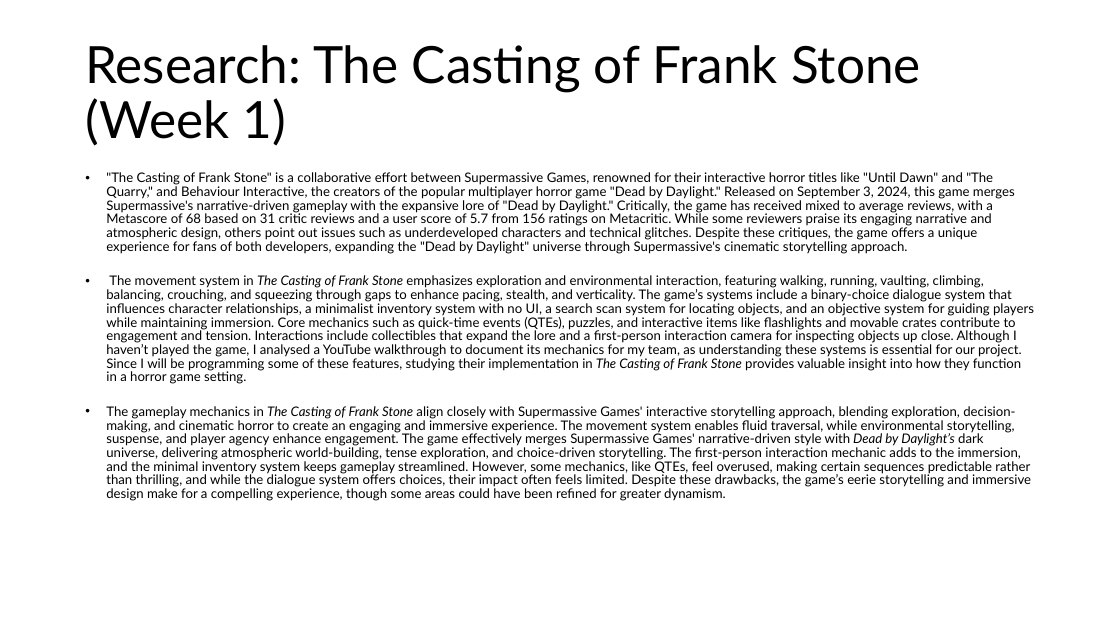
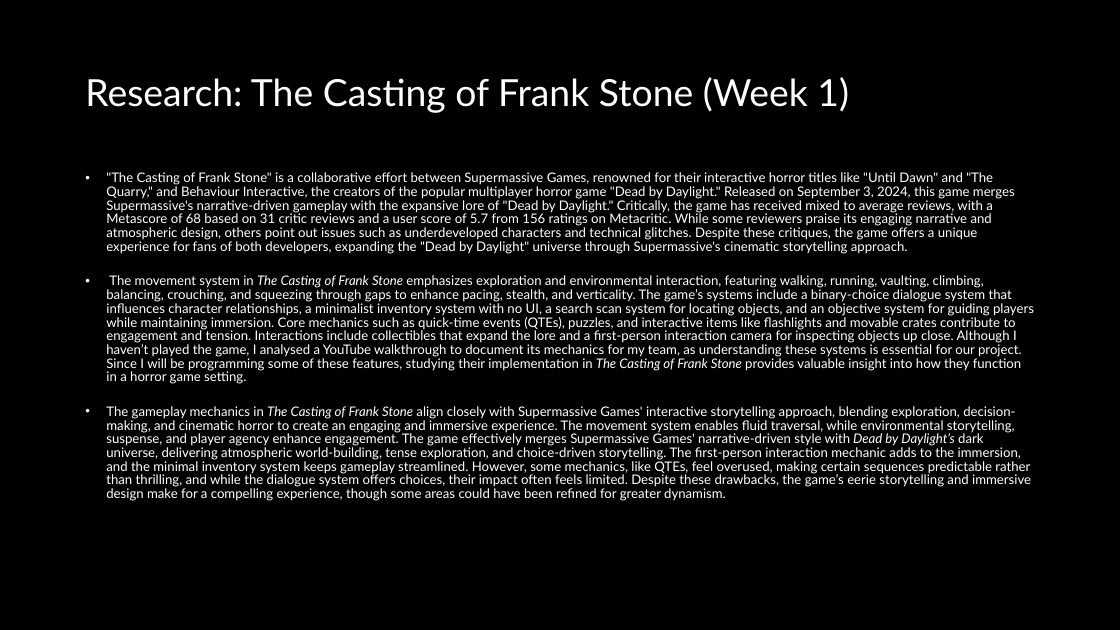
Before and after one commit to SiddPlus/GitHubTutorial, a slide deck: slide 4 of Indivual Dev Log.pptx. Drawn at 1120x630 pixels with LibreOffice and Linux fonts; fonts in the diff are those of the drawing. Boxes give left, top, right and bottom in pixels: in the first picture for what was removed or moved away, otherwise in the second. Text is boxed around its words. In the diff, an @@ line names an element or a change of style, - is before the commit and + after.

```diff
--- a/Indivual Dev Log.pptx
+++ b/Indivual Dev Log.pptx
@@ rectangle added at <box>0,0,1120,630</box>, fill #000000 @@
@@ title "Research: The Casting of Frank ..." at <box>85,77,849,113</box>: size 44 to 32 pt, text colour #000000 to #FFFFFF @@
@@ text ""The Casting of Frank Stone" ..." at <box>106,172,1034,501</box>: text colour #000000 to #FFFFFF @@
```
Also in this commit, not shown: 20 other slides changed, 1 slide added.
